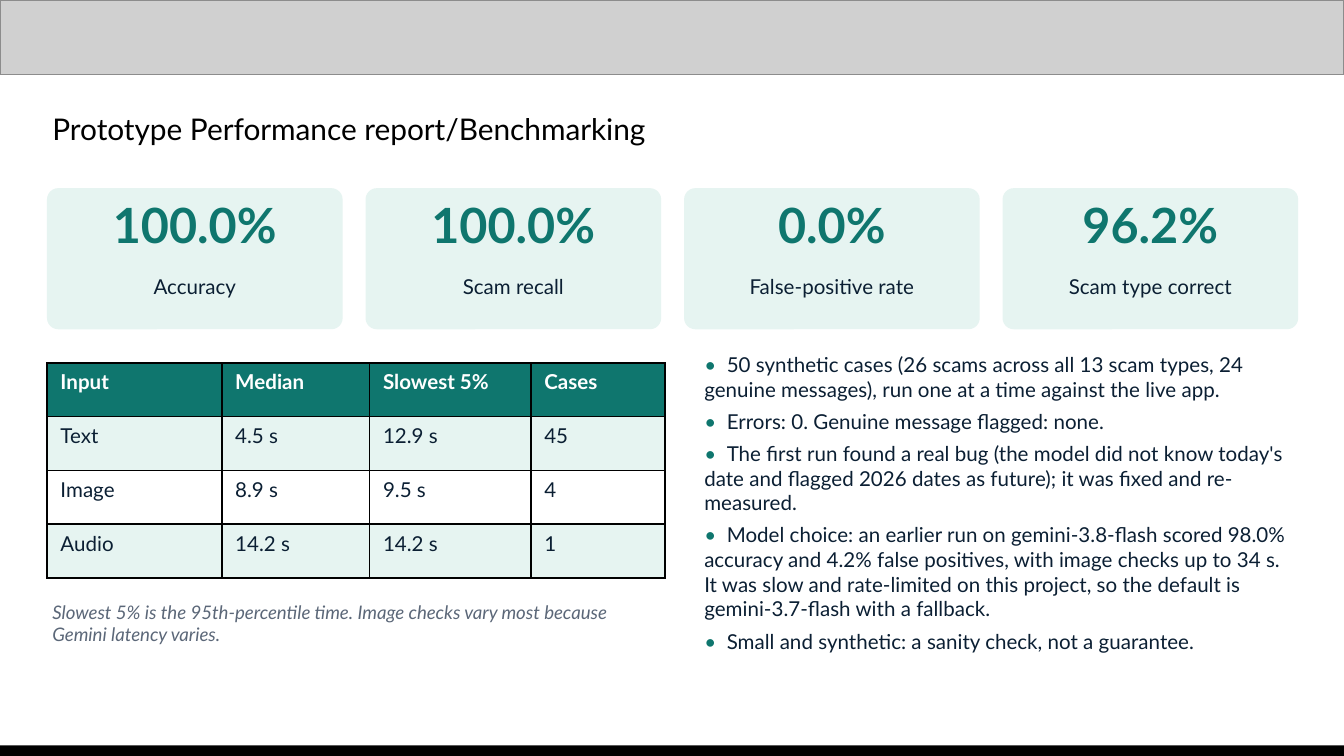
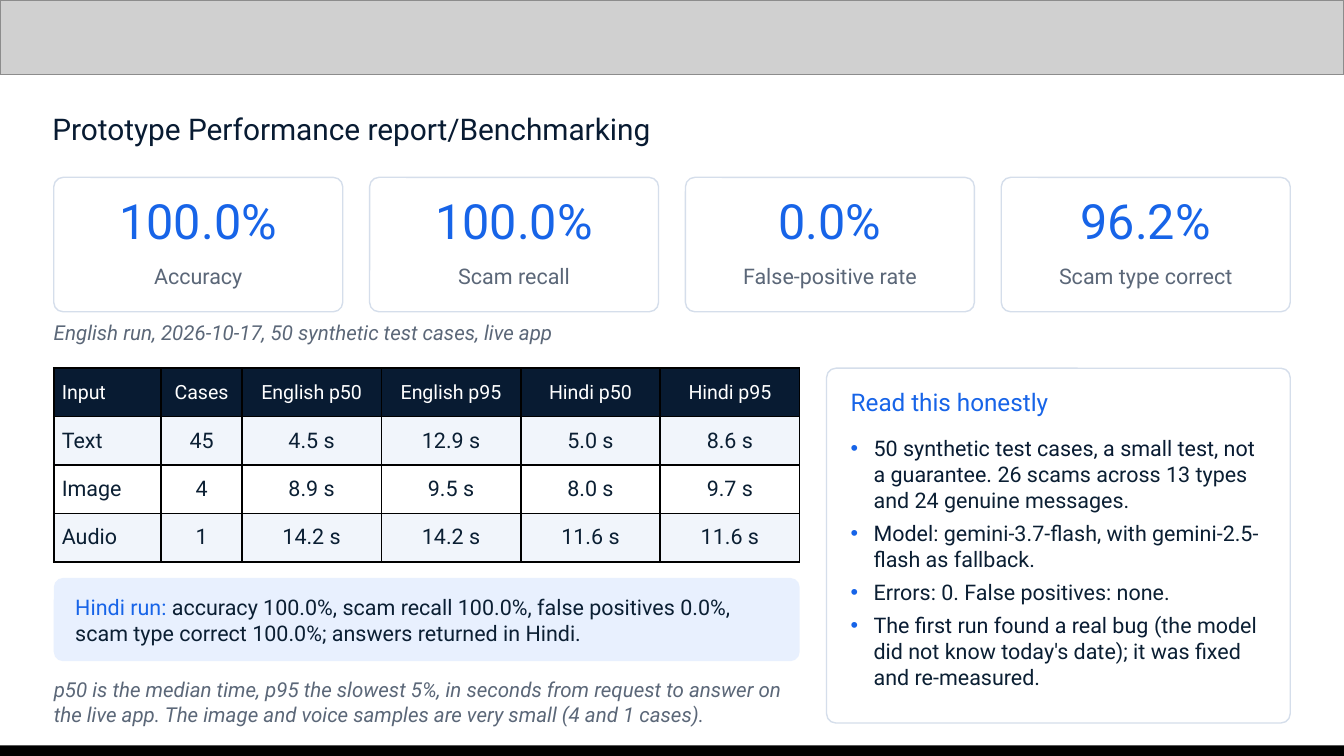
Before and after one commit to Namans12/scam-shield, a slide deck: slide 12 of docs/submission/Scam-Shield-deck.pptx. Drawn at 1344x756 pixels with LibreOffice and Linux fonts; fonts in the diff are those of the drawing; grey boxes stand for pictures. Boxes give left, top, right and bottom in pixels: in the first picture for what was removed or moved away, otherwise in the second. Text is boxed around its words. In the diff, an @@ line names an element or a change of style, - is before the commit and + after.

```diff
--- a/docs/submission/Scam-Shield-deck.pptx
+++ b/docs/submission/Scam-Shield-deck.pptx
@@ text "Prototype Performance report/Benchmarking" at bbox=[52, 117, 651, 147]: font Lato to Roboto, text colour #000000 to #081B32 @@
@@ rounded rectangle: place and size @@
-rounded rectangle at bbox=[47, 188, 343, 329]
+rounded rectangle at bbox=[54, 177, 343, 312]
@@ rounded rectangle: place and size @@
-rounded rectangle at bbox=[366, 188, 661, 329]
+rounded rectangle at bbox=[370, 177, 659, 312]
@@ rounded rectangle: place and size @@
-rounded rectangle at bbox=[684, 188, 980, 329]
+rounded rectangle at bbox=[685, 177, 974, 312]
@@ fill #E6F4F1 to #FFFFFF; outline none to #D5DEEB 0.75 pt; proportions changed in 4 elements at bbox=[370, 177, 659, 312], bbox=[685, 177, 974, 312], bbox=[54, 177, 343, 312], bbox=[1001, 177, 1290, 312] @@
@@ rounded rectangle: place and size @@
-rounded rectangle at bbox=[1003, 188, 1298, 329]
+rounded rectangle at bbox=[1001, 177, 1290, 312]
@@ font Lato to Roboto, text colour #0F766E to #1764E8, bold off; less space between paragraphs in 4 elements at bbox=[435, 204, 592, 240], bbox=[778, 204, 881, 240], bbox=[119, 204, 276, 240], bbox=[1081, 204, 1211, 240] @@
@@ text "Accuracy": place and size @@
-text "Accuracy" at bbox=[154, 279, 237, 298]
+text "Accuracy" at bbox=[154, 268, 242, 289]
@@ text "Scam recall": place and size @@
-text "Scam recall" at bbox=[463, 279, 564, 294]
+text "Scam recall" at bbox=[458, 268, 570, 284]
@@ text "False-positive rate": place and size @@
-text "False-positive rate" at bbox=[750, 279, 914, 298]
+text "False-positive rate" at bbox=[743, 268, 917, 289]
@@ size 11 to 11.5 pt, font Lato to Roboto, text colour #0B1F33 to #5B6778; less space between paragraphs in 4 elements at bbox=[458, 268, 570, 284], bbox=[743, 268, 917, 289], bbox=[154, 268, 242, 289], bbox=[1059, 268, 1233, 289] @@
@@ text "Scam type correct": place and size @@
-text "Scam type correct" at bbox=[1069, 279, 1232, 298]
+text "Scam type correct" at bbox=[1059, 268, 1233, 289]
@@ text added at bbox=[54, 324, 552, 345], 11 pt, text #5B6778, italic @@
+English run, 2026-10-17, 50 synthetic test cases, live app
@@ table at bbox=[54, 368, 801, 562] @@
-column 2: Median | 4.5 s | 8.9 s | 14.2 s
-column 3: Slowest 5% | 12.9 s | 9.5 s | 14.2 s
+column 3: English p50 | 4.5 s | 8.9 s | 14.2 s
+column 4: English p95 | 12.9 s | 9.5 s | 14.2 s
+column 5: Hindi p50 | 5.0 s | 8.0 s | 11.6 s
+column 6: Hindi p95 | 8.6 s | 9.7 s | 11.6 s
@@ table: place and size @@
-table at bbox=[47, 363, 665, 578]
+table at bbox=[54, 368, 801, 562]
@@ rounded rectangle added at bbox=[827, 368, 1290, 723], fill #FFFFFF, outline #D5DEEB 0.75 pt @@
@@ text added at bbox=[851, 392, 1048, 416], 13 pt, text #1764E8 @@
+Read this honestly
@@ text at bbox=[874, 440, 1258, 686]: text changed; size 11 to 11.5 pt; font Lato to Roboto @@
-• 50 synthetic cases (26 scams across all 13 scam types, 24 genuine messages), run one at a time against the live app.
-• Errors: 0. Genuine message flagged: none.
-• The first run found a real bug (the model did not know today's date and flagged 2026 dates as future); it was fixed and re-measured.
-• Model choice: an earlier run on gemini-3.8-flash scored 98.0% accuracy and 4.2% false positives, with image checks up to 34 s. It was slow and rate-limited on this project, so the default is gemini-3.7-flash with a fallback.
-• Small and synthetic: a sanity check, not a guarantee.
+• 50 synthetic test cases, a small test, not a guarantee. 26 scams across 13 types and 24 genuine messages.
+• Model: gemini-3.7-flash, with gemini-2.5-flash as fallback.
+• Errors: 0. False positives: none.
+• The first run found a real bug (the model did not know today's date); it was fixed and re-measured.
@@ rounded rectangle added at bbox=[54, 578, 800, 661], fill #E8F0FE @@
@@ text added at bbox=[75, 598, 730, 646], 11.5 pt, text #0B1F33 @@
+Hindi run: accuracy 100.0%, scam recall 100.0%, false positives 0.0%, scam type correct 100.0%; answers returned in Hindi.
@@ text removed at bbox=[52, 605, 607, 644] @@
-Slowest 5% is the 95th-percentile time. Image checks vary most because Gemini latency varies.
@@ text added at bbox=[54, 681, 781, 727], 11 pt, text #5B6778, italic @@
+p50 is the median time, p95 the slowest 5%, in seconds from request to answer on the live app. The image and voice samples are very small (4 and 1 cases).
```
Also in this commit, not shown: 12 other slides changed, 1 slide added, 1 slide removed, 59 other files.
